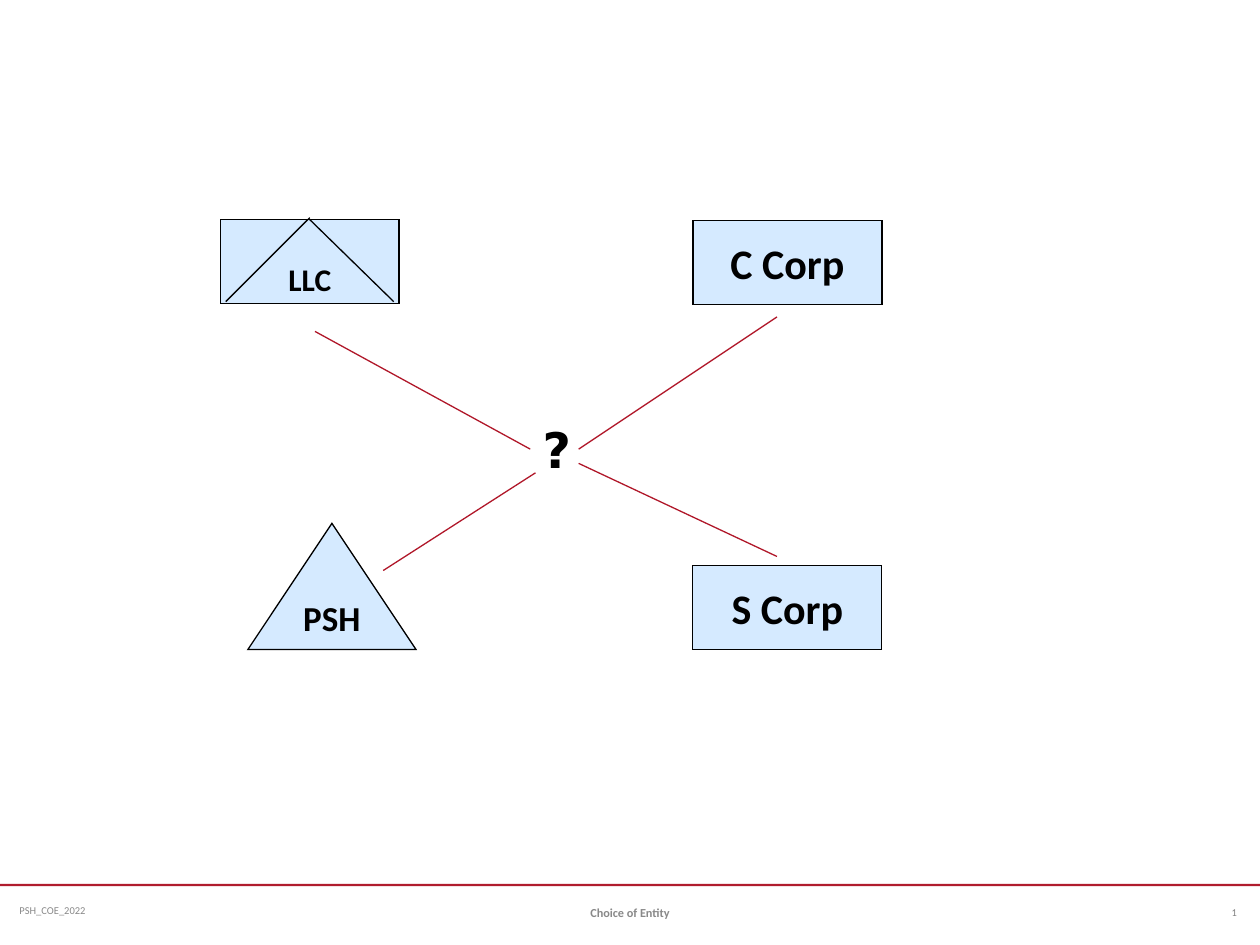
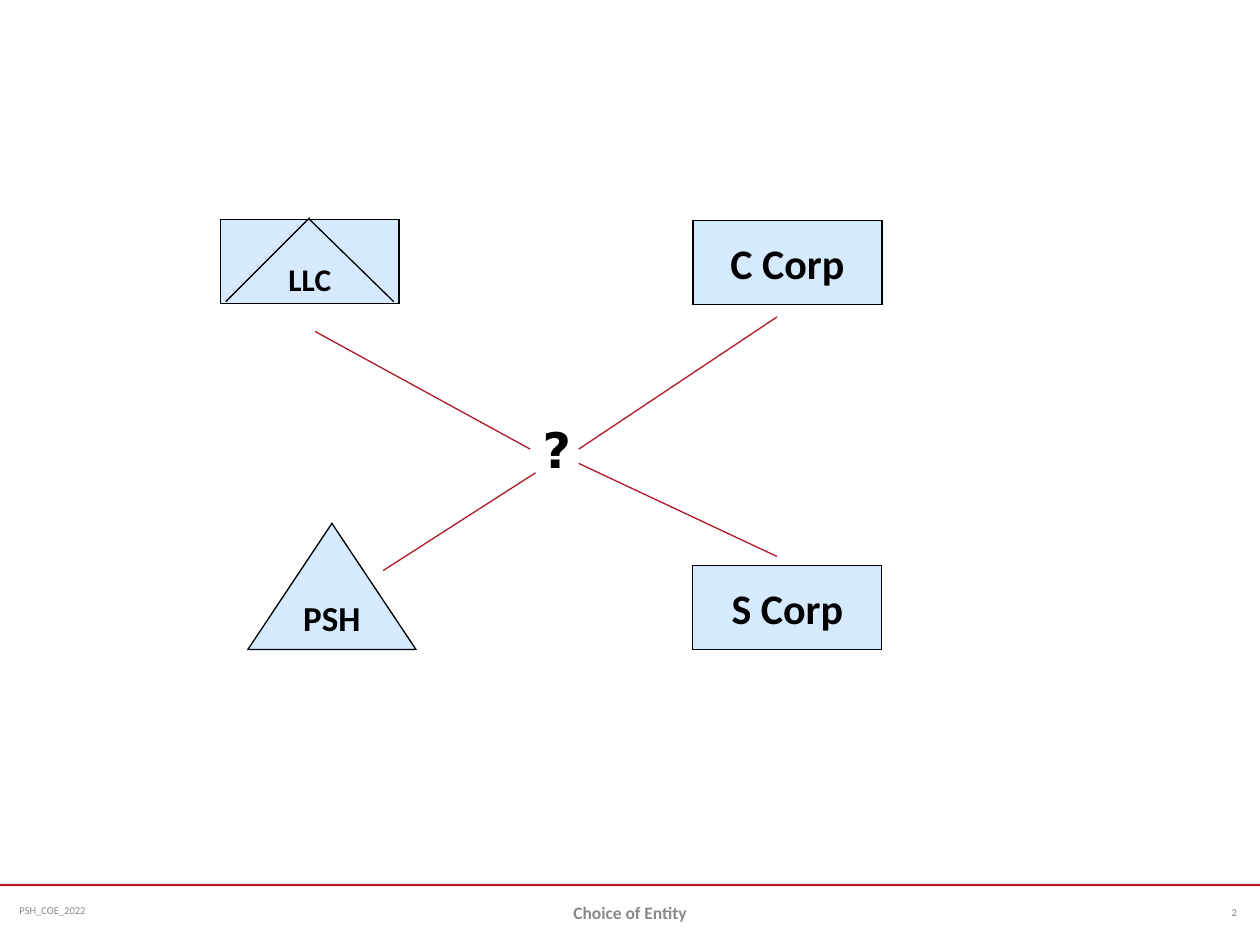
Before and after one commit to jmc877/Partnership-Tax, a slide deck: slide 2 of slides/PSH_COEntity_2022.pptx (slide 1 before the commit). Drawn at 1260x945 pixels with LibreOffice and Linux fonts; fonts in the diff are those of the drawing. Boxes give left, top, right and bottom in pixels: in the first picture for what was removed or moved away, otherwise in the second. Text is boxed around its words. In the diff, an @@ line names an element or a change of style, - is before the commit and + after.

```diff
--- a/slides/PSH_COEntity_2022.pptx
+++ b/slides/PSH_COEntity_2022.pptx
@@ text "Choice of Entity" at (573, 907, 686, 922): size 7 to 10 pt @@
```
Also in this commit, not shown: 5 other slides changed, 2 slides added, 3 other files.
